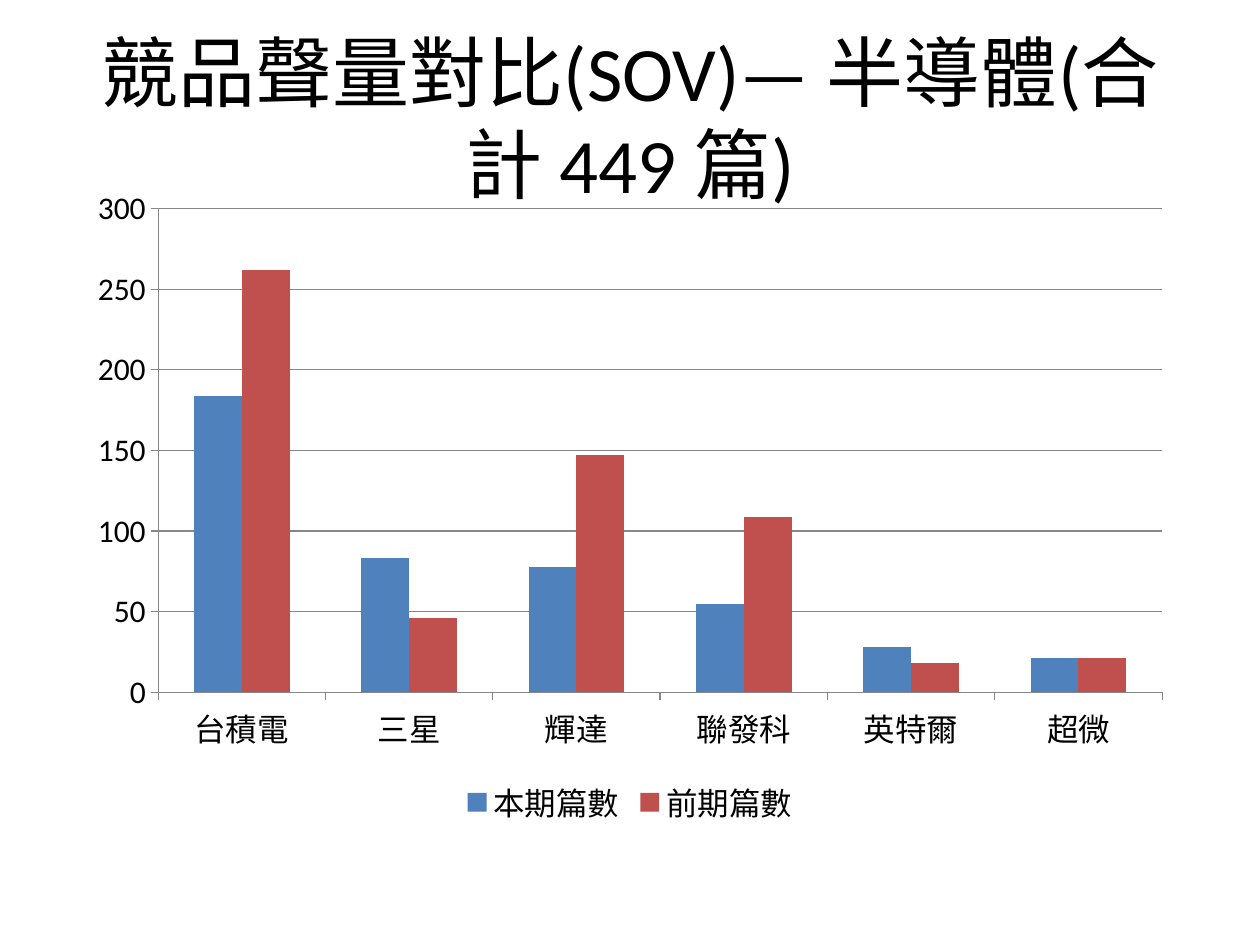
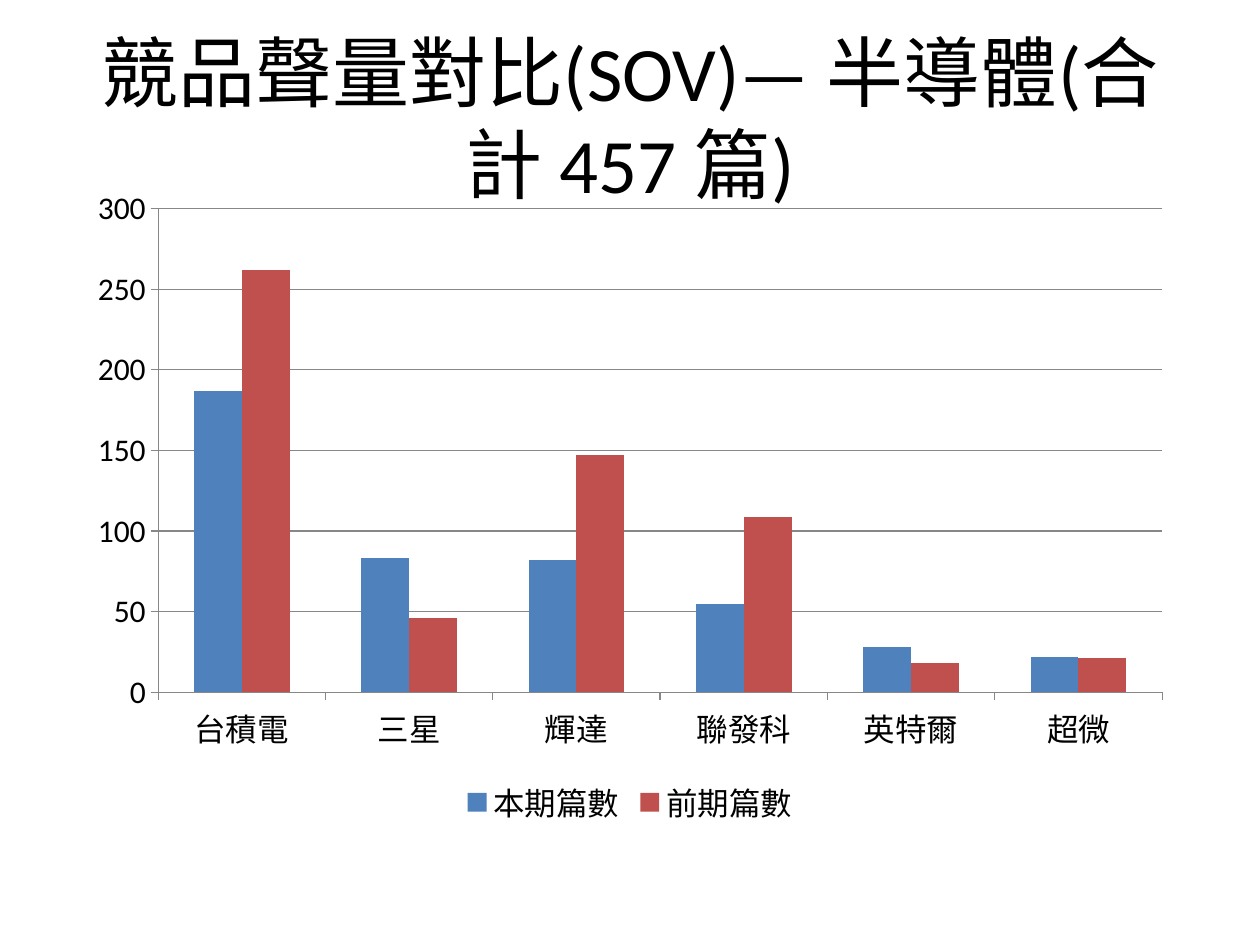
Before and after one commit to AndyChen825/industry-monitor, a slide deck: slide 5 of docs/reports/台灣產業趨勢監測週報_2026-09-07_2026-09-14.pptx. Drawn at 1260x945 pixels with LibreOffice and Linux fonts; fonts in the diff are those of the drawing. Boxes give left, top, right and bottom in pixels: in the first picture for what was removed or moved away, otherwise in the second. Text is boxed around its words. In the diff, an @@ line names an element or a change of style, - is before the commit and + after.

```diff
--- a/docs/reports/台灣產業趨勢監測週報_2026-09-07_2026-09-14.pptx
+++ b/docs/reports/台灣產業趨勢監測週報_2026-09-07_2026-09-14.pptx
@@ title at [101, 36, 1159, 209]: text changed @@
-競品聲量對比(SOV)— 半導體(合計 449 篇)
+競品聲量對比(SOV)— 半導體(合計 457 篇)
@@ column chart at [76, 176, 1184, 832] @@
@@ 本期篇數, 台積電: 184 to 187 @@
@@ 本期篇數, 輝達: 78 to 82 @@
@@ 本期篇數, 超微: 21 to 22 @@
```
Also in this commit, not shown: 4 other slides changed, 6 other files.
